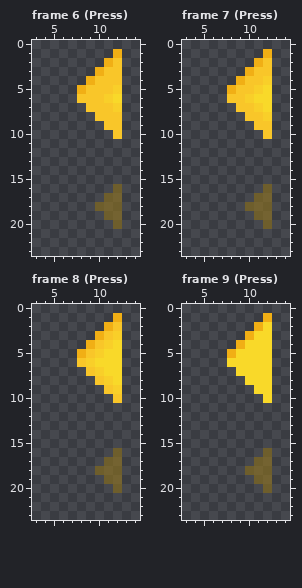
Two versions of one pixel-art file, GWS/Sprites/CharacterSelect/Portraits/ColorSelect.aseprite. Above, as it was before the edit.
25x25 pixels, 16 frames. Colours within 5 levels of each other are drawn and written as one. Shown: frame 6 (Press): x 3..14, y 0..23; frame 7 (Press): x 3..14, y 0..23; frame 8 (Press): x 3..14, y 0..23; frame 9 (Press): x 3..14, y 0..23. The old version is drawn lined up with the new one. The commit also changed other frames, which this record leaves out.
The result:
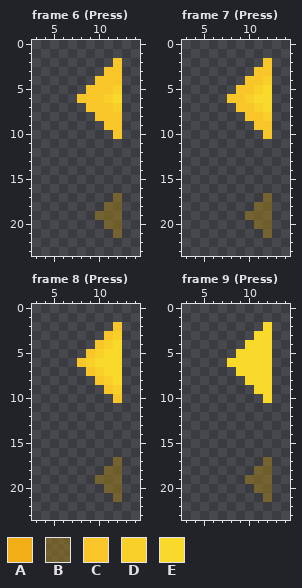
Palette (. is transparent): A #f1af15  B #9a7a198b  C #f9c629  D #f9cf29  E #f9d929
The exact change:
whole drawing moved by +0,-1 (the old picture is shown already moved)
--- frame 6 (Press)
@@ x 3..14 @@
  0 ............
- 1 .........A..
- 2 ........AC..
- 3 .......ACC..
- 4 ......ACCC..
- 5 .....ACCCD..
+ 1 ............
+ 2 .........C..
+ 3 ........CC..
+ 4 .......CCC..
+ 5 ......CCCD..
  6 .....CCCDE..
@@ x 8..14 @@
 15 .......
-16 ....B..
-17 ...BB..
-18 ..BBB..
-19 ...BB..
-20 ....B..
-21 .......
+16 .......
+17 ....B..
+18 ...BB..
+19 ..BBB..
+20 ...BB..
+21 ....B..
 22 .......
--- frame 7 (Press)
@@ x 3..14 @@
  0 ............
- 1 .........A..
- 2 ........AC..
- 3 .......ACC..
- 4 ......ACCD..
- 5 .....ACCDE..
+ 1 ............
+ 2 .........C..
+ 3 ........CC..
+ 4 .......CCD..
+ 5 ......CCDE..
  6 .....CCDEE..
@@ x 8..14 @@
 15 .......
-16 ....B..
-17 ...BB..
-18 ..BBB..
-19 ...BB..
-20 ....B..
-21 .......
+16 .......
+17 ....B..
+18 ...BB..
+19 ..BBB..
+20 ...BB..
+21 ....B..
 22 .......
--- frame 8 (Press)
@@ x 3..14 @@
  0 ............
- 1 .........A..
- 2 ........AC..
- 3 .......ACD..
- 4 ......ACDE..
- 5 .....ACDEE..
+ 1 ............
+ 2 .........C..
+ 3 ........CD..
+ 4 .......CDE..
+ 5 ......CDEE..
  6 .....CDEEE..
@@ x 8..14 @@
 15 .......
-16 ....B..
-17 ...BB..
-18 ..BBB..
-19 ...BB..
-20 ....B..
-21 .......
+16 .......
+17 ....B..
+18 ...BB..
+19 ..BBB..
+20 ...BB..
+21 ....B..
 22 .......
--- frame 9 (Press)
@@ x 3..14 @@
  0 ............
- 1 .........A..
- 2 ........AE..
- 3 .......AEE..
- 4 ......AEEE..
- 5 .....AEEEE..
+ 1 ............
+ 2 .........E..
+ 3 ........EE..
+ 4 .......EEE..
+ 5 ......EEEE..
  6 .....EEEEE..
@@ x 8..14 @@
 15 .......
-16 ....B..
-17 ...BB..
-18 ..BBB..
-19 ...BB..
-20 ....B..
-21 .......
+16 .......
+17 ....B..
+18 ...BB..
+19 ..BBB..
+20 ...BB..
+21 ....B..
 22 .......
